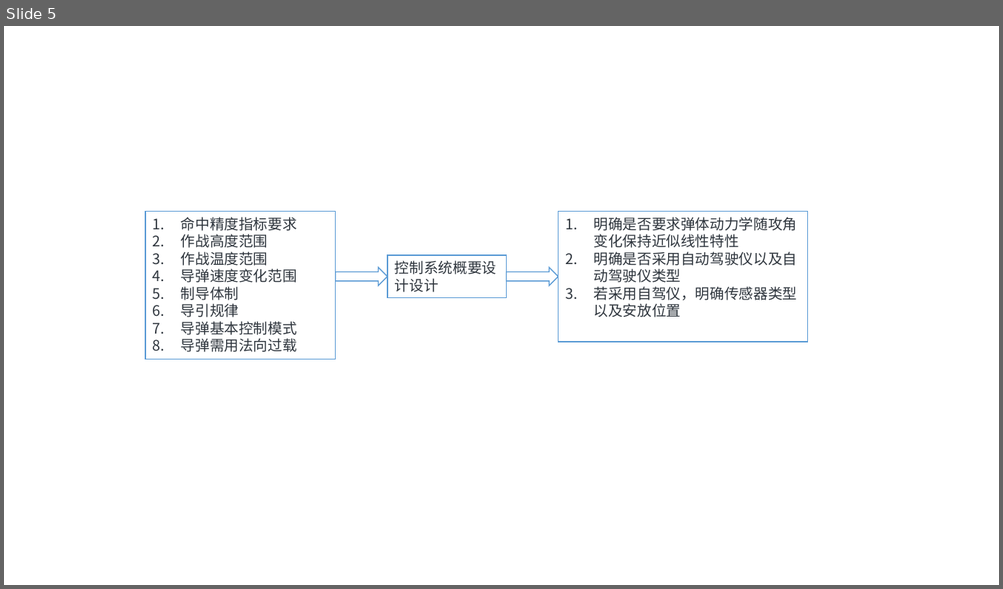
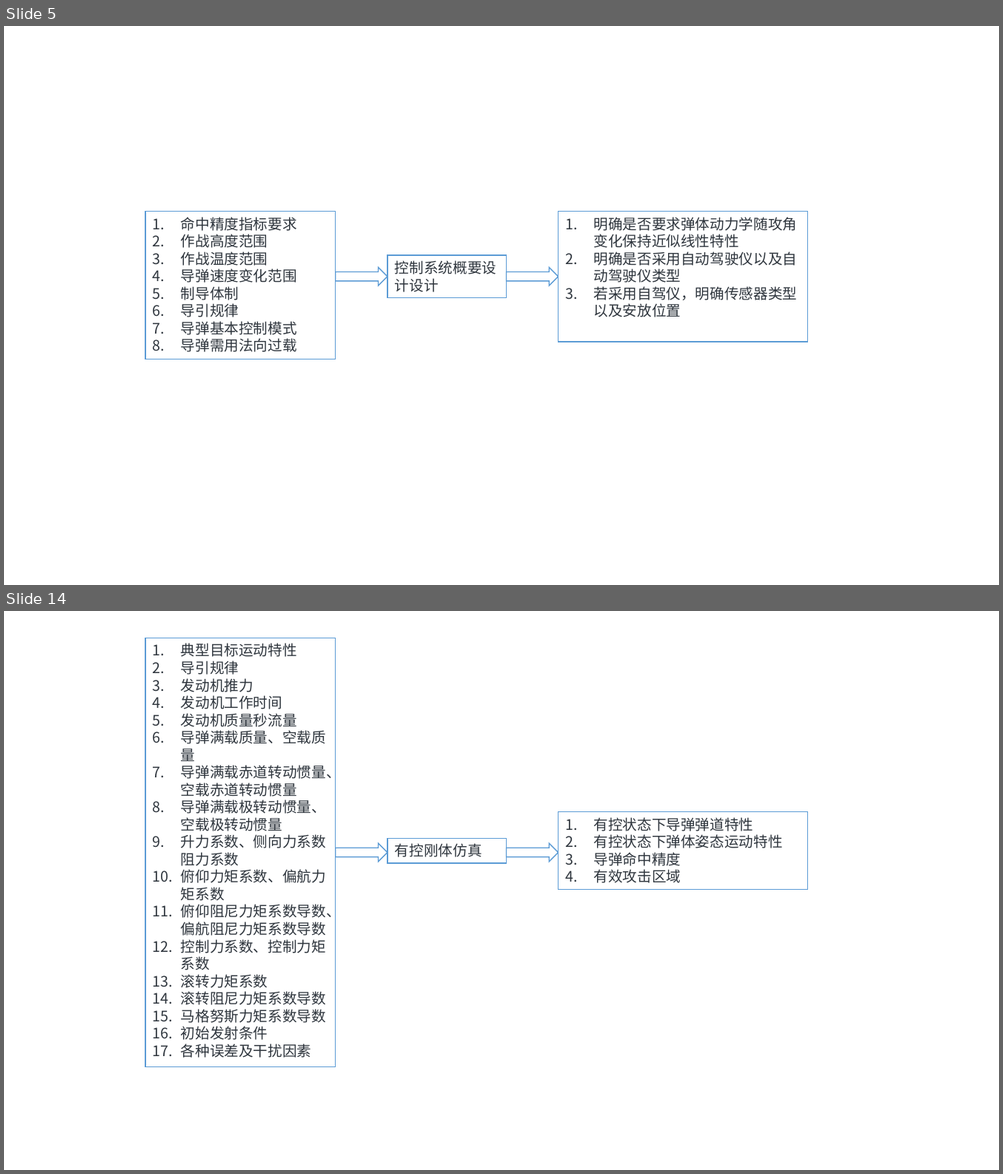
Before and after one commit to lee-shun/design_aircrafts, a slide deck: final_review/pictures/chapter3/chapter3.pptx. Shown one above the other, each under a label of ours: slide 5 before the commit, slides 5 and 14 after it; the slides between them are not shown. The pictures are 1003x589 and 1003x1174 pixels, drawn with LibreOffice and Linux fonts; fonts in the diff are those of the drawing. Boxes give left, top, right and bottom in pixels: in the first picture for what was removed or moved away, otherwise in the second. Text is boxed around its words. In the diff, an @@ line names an element or a change of style, - is before the commit and + after.

```diff
--- a/final_review/pictures/chapter3/chapter3.pptx
+++ b/final_review/pictures/chapter3/chapter3.pptx
@@ slide 14 added at (4,611,999,1170), background #F1F2F6 @@
@@ rectangle added at (146,638,336,1068), fill #F1F2F6, outline #5B9BD5 1 pt, 14 pt, text #2E353D @@
+1. 典型目标运动特性
+2. 导引规律
+3. 发动机推力
+4. 发动机工作时间
+5. 发动机质量秒流量
+6. 导弹满载质量、空载质量
+7. 导弹满载赤道转动惯量、空载赤道转动惯量
+8. 导弹满载极转动惯量、空载极转动惯量
+9. 升力系数、侧向力系数 阻力系数
+10. 俯仰力矩系数、偏航力矩系数
+11. 俯仰阻尼力矩系数导数、偏航阻尼力矩系数导数
+12. 控制力系数、控制力矩系数
+13. 滚转力矩系数
+14. 滚转阻尼力矩系数导数
+15. 马格努斯力矩系数导数
+16. 初始发射条件
+17. 各种误差及干扰因素
@@ rectangle added at (558,812,808,889), fill #F1F2F6, outline #5B9BD5 1 pt, 14 pt, text #2E353D @@
+1. 有控状态下导弹弹道特性
+2. 有控状态下弹体姿态运动特性
+3. 导弹命中精度
+4. 有效攻击区域
@@ right arrow added at (336,844,387,863), fill #F1F2F6, outline #5B9BD5 1 pt @@
@@ rectangle added at (387,839,506,864), fill #F1F2F6, outline #5B9BD5 1 pt, 14 pt, text #2E353D @@
+有控刚体仿真
@@ right arrow added at (506,844,558,863), fill #F1F2F6, outline #5B9BD5 1 pt @@
```
Also in this commit, not shown: 8 other slides added, 15 other files.
